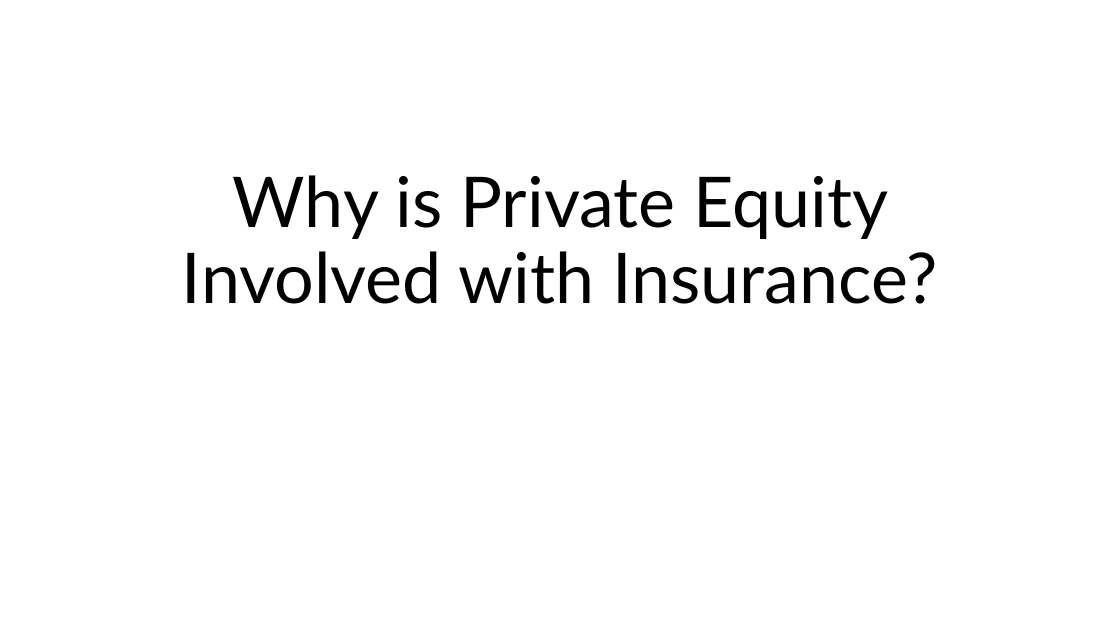
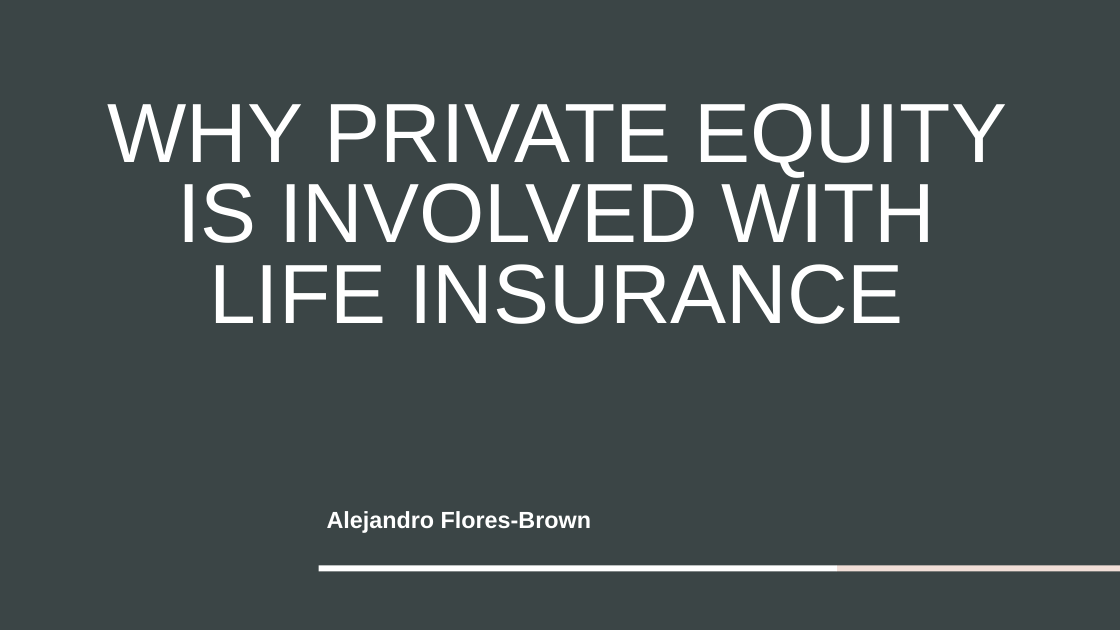
Before and after one commit to AFB-TUV/Fall-2026, a slide deck: slide 1 of Actuarial Corporate Finance/Why is Private Equity Involved with Insurance.pptx. Drawn at 1120x630 pixels with LibreOffice and Linux fonts; fonts in the diff are those of the drawing. Boxes give left, top, right and bottom in pixels: in the first picture for what was removed or moved away, otherwise in the second. Text is boxed around its words. In the diff, an @@ line names an element or a change of style, - is before the commit and + after.

```diff
--- a/Actuarial Corporate Finance/Why is Private Equity Involved with Insurance.pptx
+++ b/Actuarial Corporate Finance/Why is Private Equity Involved with Insurance.pptx
@@ background #FFFFFF to #3B4546 @@
@@ title "WHY PRIVATE EQUITY IS INVOLVED ..." at (107, 103, 1007, 324): vertical alignment bottom to top @@
@@ title at (107, 103, 1007, 324): text changed; size 60 to 72 pt; font Lato to Arial; text colour #000000 to #FFFFFF @@
-Why is Private Equity Involved with Insurance?
+WHY PRIVATE EQUITY IS INVOLVED WITH
+LIFE INSURANCE
@@ subtitle added at (327, 511, 592, 533), 20 pt, text #FFFFFF, bold @@
+Alejandro Flores-Brown
@@ rectangle added at (318, 565, 837, 571), fill #FFFFFF @@
@@ rectangle added at (837, 565, 1120, 571), fill #F1DFD8 @@
```
Also in this commit, not shown: 6 other slides changed, 2 slides added, 6 other files.
